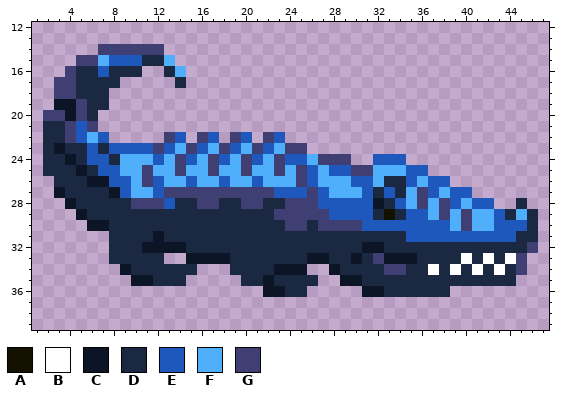
Pixel-art sprite, stored at Resources/Textures/SS220/Mobs/Animals/cosmocrocodile.rsi/dead.png. Above: the version before the commit.
The file is 48x48 pixels. Shown: x 1..47, y 12..39.
Palette (. is transparent): A #131100  B #ffffff  C #0c1526  D #1a2841  E #1e58bd  F #4faffb  G #3f3f74
Pixels before, first column x 2:
14 .....GGGGGG..................................
15 ...GGFEEEDDF.................................
16 ..GDDEDDD..DF................................
17 .GGDDDD.....D................................
18 .GGDDD.......................................
19 .CCGDD.......................................
20 GGCGD........................................
21 DDGEG........................................
22 DDGEFE.....GE.GE.GE.GE.......................
23 DCDDEDEEEEGEFGEFGEFGEFGG.....................
24 DDCDEEDFFFEFGEFGEFGEFGEEFGGG..EEE............
25 DDDCDEEFFGFFGFFGFFGFFGFGEFEEGGFFFEE..........
26 .DDDCCEEFGEFFEFFEFFEFFFGEFFFEEFDDEFEE........
27 .CDDDDCEFFEGGGGGGGGGGEEEGEFFFEDEDFGEFEE......
28 ..CDDDDDGGGEDDGGDDGGDDGGGEEEEECDEFGFGEFEE..D.
29 ...CDDDDDDDDDDDDDDDDDGGGGGEEEEDADEEFGFGFFEDFD
30 ....CCDDDDDDDDDDDDDDDDGGDGGGGEEEEEEEEFGFFEEED
31 ......DDDDCDDDDDDDDDDDDDDDDDDDDDDEEEEEEEEEEDD
32 ......DDDCCCCDDDDDDDDDDDDDDDDCCDDDDDDDDDDDDDG
33 ......DDDDD..CCCCDDDDDDDCCDDCDGCCCDDDDBDBDBG.
34 .......CDDDDDD...DDDDCCC..CDDDDGGDDBDBDBDBDG.
35 ........CCDDD.....DDCDDDD..CCDDDDDDDDDDDDDD..
36 ....................CCDD.....CCDDDDDD........
After the commit:
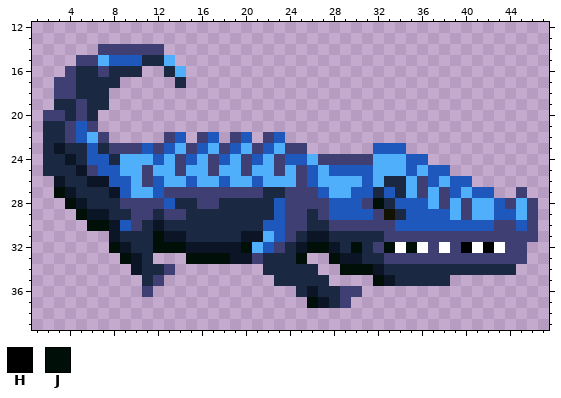
Colours new in this view: H #000000  J #000f08
Change:
Changed rows in their new state; - is an unchanged pixel.
first column x 3:
16 ----G---------------------------------------
19 DD------------------------------------------
20 -D------------------------------------------
22 ----G---------------------------------------
23 -----GGG---------------------EEE------------
24 ---------------------------GGFFFEE----------
25 ---G-----------------------EE----FEE--------
26 C--------------------------F----FG-FEE------
27 JC-----------------DDGG----E------FG-FEE--G-
28 -JC---G----------DD-E---G---GJ--EE--FGFFEGFG
29 --JCC--GG-GG--------E--D-----G----EE-----E-G
30 ---JJCEG-C---------EE---D---GGG-----EEEEGG-G
31 -----C---JCC-----CCFEG-CC-----GGGGGGGGGGGGGG
32 -----JC-DJJJCCCCCJFEG-CJJC-JDGJBJBGBGHBHBGG.
33 -----.JC-.--JJJJCCG---J..JC--DGGGGGGGGGGGG--
34 ------.C--G..---...-DDDD-.JJJCDD--D-D-D-D-.-
35 -------.DG..-----...----D-...JC-----......--
36 --------G----------...-CDDGG........--------
37 -----------------------JCDG-----------------
Where, in picture pixels (left, top, right, bottom), the same in both pictures:
changed: (54, 66, 538, 308)
